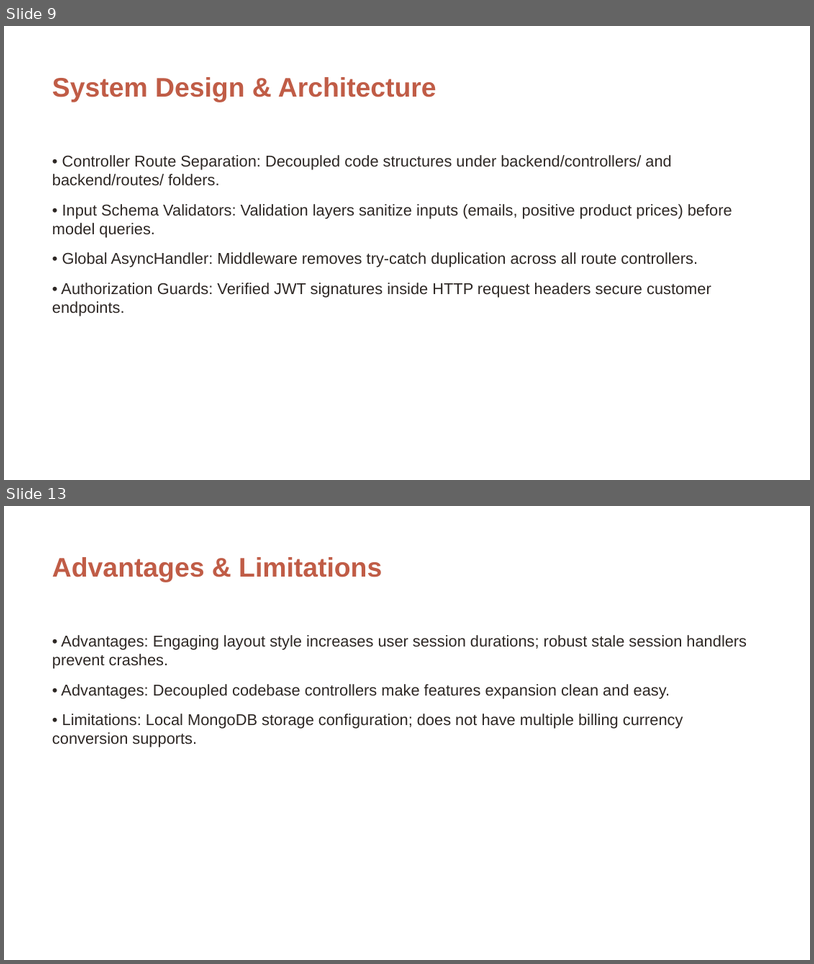
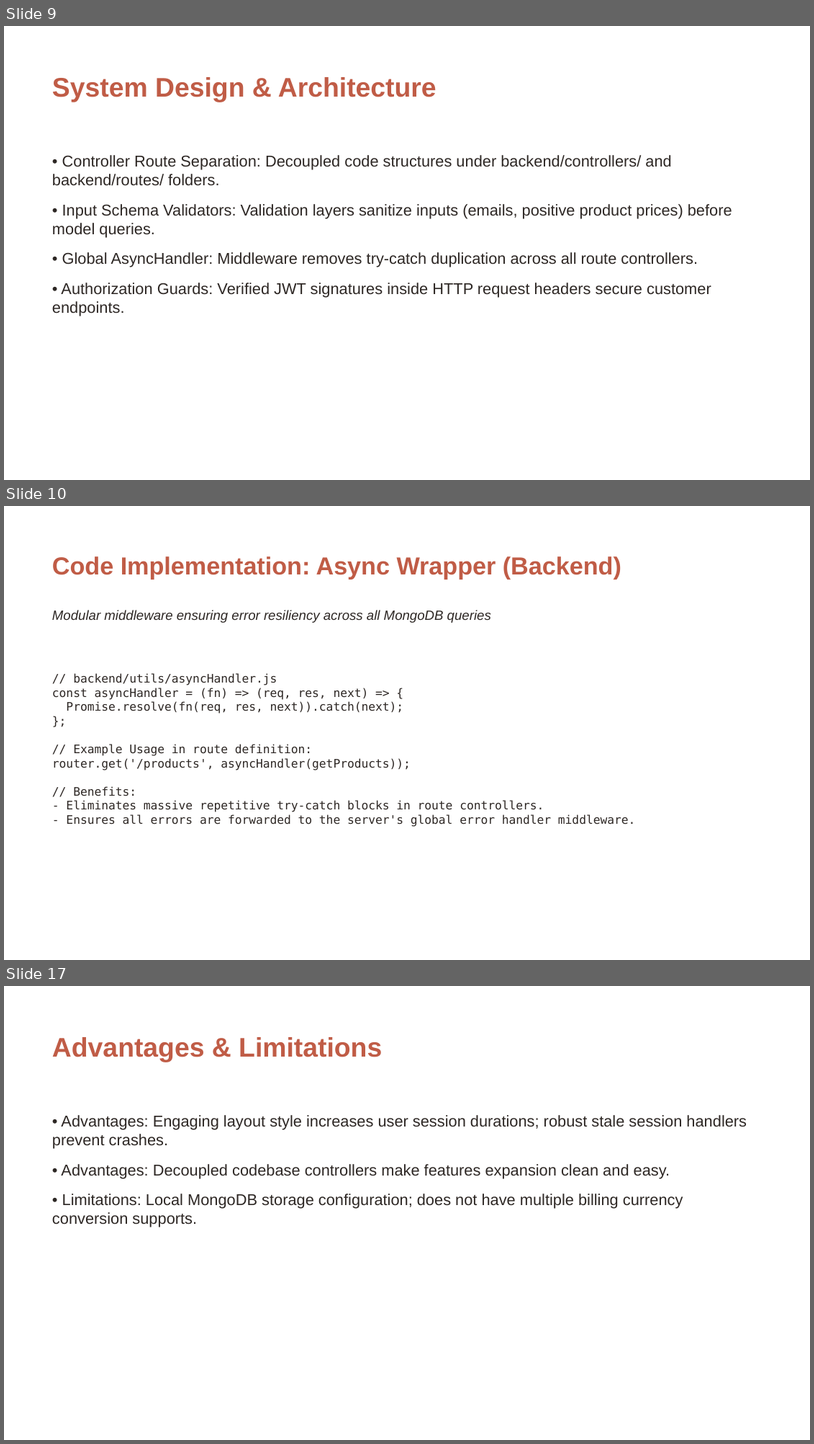
Before and after one commit to 24eg105r03-ops/ShopeEZ-Project, a slide deck: MERN Phase Wise/Project Documentation/ShopEZ_Project_Presentation.pptx. Shown one above the other, each under a label of ours: slides 9 and 13 before the commit, slides 9, 10 and 17 after it; the slides between them are not shown. The pictures are 814x964 and 814x1444 pixels, drawn with LibreOffice and Linux fonts; fonts in the diff are those of the drawing; background and template pictures are left out. Boxes give left, top, right and bottom in pixels: in the first picture for what was removed or moved away, otherwise in the second. Text is boxed around its words. In the diff, an @@ line names an element or a change of style, - is before the commit and + after.

Commit message:
Update ShopEZ presentation with actual screenshots and code implementation details

```diff
--- a/MERN Phase Wise/Project Documentation/ShopEZ_Project_Presentation.pptx
+++ b/MERN Phase Wise/Project Documentation/ShopEZ_Project_Presentation.pptx
@@ slide 10 added at (x1=4, y1=506, x2=810, y2=960), background picture (left out) @@
@@ text added at (x1=52, y1=556, x2=622, y2=579), 22 pt, text #C05C46, bold @@
+Code Implementation: Async Wrapper (Backend)
@@ text added at (x1=52, y1=610, x2=491, y2=623), 12 pt, text #2D2724, italic @@
+Modular middleware ensuring error resiliency across all MongoDB queries
@@ text added at (x1=52, y1=673, x2=635, y2=826), 10.5 pt, text #2D2724 @@
+// backend/utils/asyncHandler.js
+const asyncHandler = (fn) => (req, res, next) => {
+Promise.resolve(fn(req, res, next)).catch(next);
+};
+// Example Usage in route definition:
+router.get('/products', asyncHandler(getProducts));
+// Benefits:
+- Eliminates massive repetitive try-catch blocks in route controllers.
+- Ensures all errors are forwarded to the server's global error handler middleware.
@@ what was slide 13 is now slide 17 @@
```
Also in this commit, not shown: 6 other slides added, 3 slides removed.
